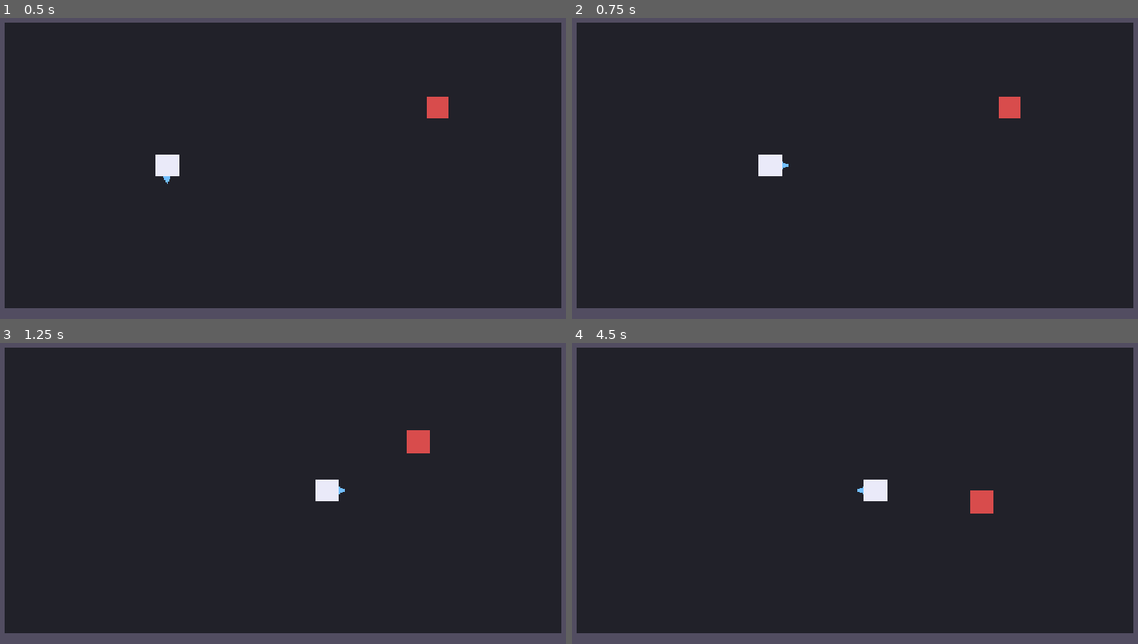
Above: before the commit, frames 1-4 (two rows, left to right).
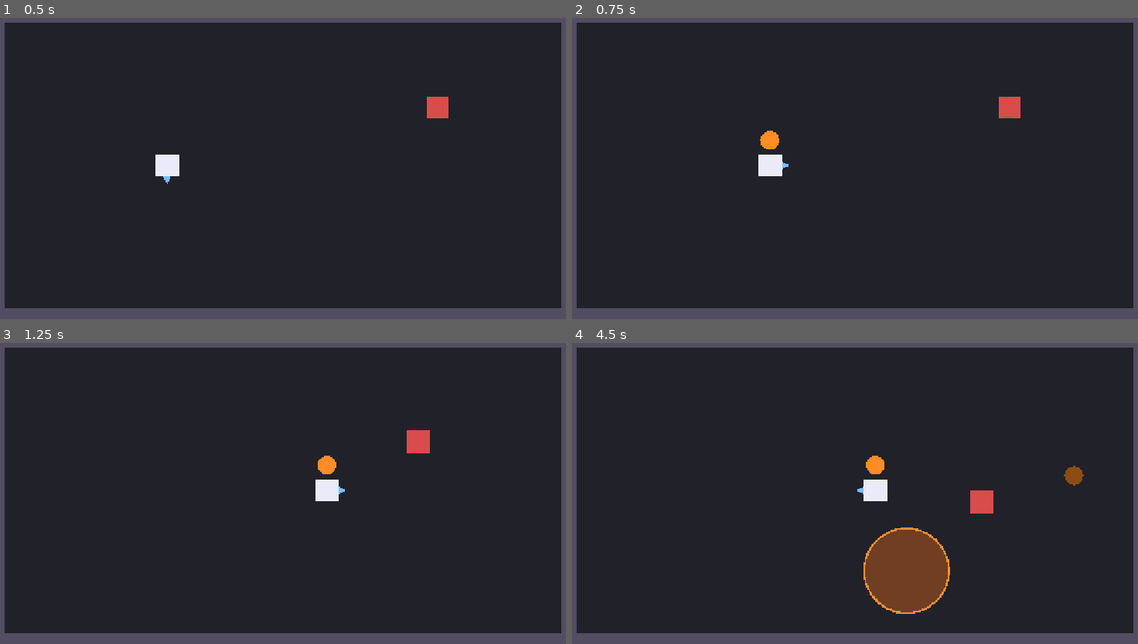
Above: after the commit, the same moments.

Repository: caiooliveira-tech/The-Bag-of-Holding
Game: Godot game, scene res://rooms/room_01.tscn
Same seed, same stepped clock (60 frames per second), same inputs: the game is played once before the commit and once after it.
Inputs:
- Up to frame 1 (0.5 s): no input
- Up to frame 2 (0.75 s): tap Enter at 0.5 s; hold D (move_right) from 0.53 s (still down); tap X (attack) at 0.6 s
- Up to frame 3 (1.25 s): keep holding D (move_right); tap Space (dash) at 0.8 s
- Up to frame 4 (4.5 s): release D (move_right) at 1.28 s; hold S (move_down) 1.28-2.03 s; tap Space (dash) at 1.35, 2.3, 2.85, 3.8 s; tap X (attack) at 1.55, 2.1, 3.05, 4.35 s; hold D (move_right) 2.03-2.78 s; hold W (move_up) 2.78-3.53 s; hold A (move_left) from 3.53 s (still down); tap C (special) at 3.6 s

Frame 1 is identical in both runs. In frame 2, 0.2% of the frame differs, in the area x 33-37%, y 37-44%; in frame 3, 0.2%; in frame 4, 3.8%, in the area x 51-91%, y 37-90%.

Commit message:
Phase 2: Bag system, magic item framework, Fire Orb (Specs 002-004)
- MagicItemResource + polymorphic MagicItemEffect resources; new items are
  a .tres, new effect types are a subclass - base classes stay untouched
- MagicItem node: state-independent countdown (held/thrown/landed), escalating
  2->10 Hz blink, raycast-clamped flight so items never land inside walls
- AreaDamageEffect + DamageLingerZone: 1 s linger capped at 1 hit per target
- Bag: pool resource, uniform random draw, single-input draw/throw, zero
  Player references; wired to Player (attack + kick item redirect +5 tiles)
- tests/smoke_test: input-simulated end-to-end run, 11/11 checks pass

Co-Authored-By: Claude Fable 5 <noreply@anthropic.com>

Diff:
--- a/entities/player/player.gd
+++ b/entities/player/player.gd
@@ -26,6 +26,7 @@
 # AnimatedSprite2D in Phase 4) can be dropped in as "Body" with no code change.
 # All feedback goes through `modulate`, which every CanvasItem has.
 @onready var _body_visual: Node2D = $Body
+@onready var _bag: Bag = $Bag
 
 
 func _ready() -> void:
@@ -44,6 +45,7 @@
 	_facing_pivot.rotation = facing.angle()
 	if Input.is_action_just_pressed("attack"):
 		attack_pressed.emit()
+		_bag.draw_or_throw(facing)
 	if Input.is_action_just_pressed("special"):
 		special_pressed.emit()
 		_kick()
@@ -110,11 +112,17 @@
 		dash_ended.emit()
 
 
-## Apprentice Boot, damage half: 1 hit to enemies near the facing point.
-## (Item-redirect half comes with the Bag system, Spec 002+.)
+## Apprentice Boot: redirect a thrown/landed item 5 tiles further,
+## OR (if no item is in reach) 1 hit to enemies near the facing point.
 func _kick() -> void:
 	var kick_point := throw_origin()
 	var kick_range := GameState.tiles(stats.kick_range_tiles)
+	for node: Node in get_tree().get_nodes_in_group("magic_items"):
+		var item := node as MagicItem
+		if item != null and item.is_kickable() \
+				and item.global_position.distance_to(kick_point) <= kick_range:
+			item.kick(facing)
+			return
 	for node: Node in get_tree().get_nodes_in_group("enemies"):
 		var enemy := node as Enemy
 		if enemy != null and enemy.global_position.distance_to(kick_point) <= kick_range:
--- a/entities/player/player.tscn
+++ b/entities/player/player.tscn
@@ -1,7 +1,8 @@
-[gd_scene load_steps=5 format=3]
+[gd_scene load_steps=6 format=3]
 
 [ext_resource type="Script" path="res://entities/player/player.gd" id="1"]
 [ext_resource type="Resource" path="res://entities/player/player_stats.tres" id="2"]
+[ext_resource type="PackedScene" path="res://systems/bag/bag.tscn" id="3"]
 
 [sub_resource type="CircleShape2D" id="body_shape"]
 radius = 12.0
@@ -38,3 +39,5 @@
 
 [node name="HurtShape" type="CollisionShape2D" parent="Hurtbox"]
 shape = SubResource("hurt_shape")
+
+[node name="Bag" parent="." instance=ExtResource("3")]
--- /dev/null
+++ b/systems/bag/bag.gd
@@ -0,0 +1,63 @@
+## The Bag of Holding (Spec 002): owns the pool, the random draw, and the
+## held item. Knows nothing about the Player — callers pass direction in.
+class_name Bag
+extends Node2D
+
+signal item_drawn(item_id: StringName)
+signal item_thrown(item_id: StringName, position: Vector2, direction: Vector2)
+signal item_landed(item_id: StringName, position: Vector2)
+signal item_kicked(item_id: StringName, new_position: Vector2)
+signal item_effect_triggered(item_id: StringName)
+
+const MAGIC_ITEM_SCENE: PackedScene = preload("res://systems/magic_items/magic_item.tscn")
+
+@export var pool: ItemPoolResource
+
+var _held_item: MagicItem
+
+@onready var _attach_point: Marker2D = $AttachPoint
+
+
+func has_held_item() -> bool:
+	return _held_item != null and is_instance_valid(_held_item)
+
+
+## Single Attack input: draw when empty-handed, throw otherwise.
+func draw_or_throw(direction: Vector2) -> void:
+	if has_held_item():
+		_throw_held(direction)
+	else:
+		_draw_item()
+
+
+func _draw_item() -> void:
+	var item_data: MagicItemResource = pool.items.pick_random()
+	var item := MAGIC_ITEM_SCENE.instantiate() as MagicItem
+	item.setup(item_data)
+	_attach_point.add_child(item)
+	_held_item = item
+	item.item_landed.connect(_on_item_landed)
+	item.item_kicked.connect(_on_item_kicked)
+	item.effect_triggered.connect(_on_item_effect_triggered)
+	item_drawn.emit(item_data.id)
+	EventBus.item_drawn.emit(item_data.id)
+
+
+func _throw_held(direction: Vector2) -> void:
+	var item := _held_item
+	_held_item = null
+	item.throw(direction)
+	item_thrown.emit(item.data.id, item.global_position, direction)
+	EventBus.item_thrown.emit(item.data.id, item.global_position, direction)
+
+
+func _on_item_landed(item_id: StringName, position: Vector2) -> void:
+	item_landed.emit(item_id, position)
+
+
+func _on_item_kicked(item_id: StringName, new_position: Vector2) -> void:
+	item_kicked.emit(item_id, new_position)
+
+
+func _on_item_effect_triggered(item_id: StringName, _position: Vector2) -> void:
+	item_effect_triggered.emit(item_id)
--- /dev/null
+++ b/systems/bag/bag.tscn
@@ -0,0 +1,11 @@
+[gd_scene load_steps=3 format=3]
+
+[ext_resource type="Script" path="res://systems/bag/bag.gd" id="1"]
+[ext_resource type="Resource" path="res://systems/bag/item_pool.tres" id="2"]
+
+[node name="Bag" type="Node2D"]
+script = ExtResource("1")
+pool = ExtResource("2")
+
+[node name="AttachPoint" type="Marker2D" parent="."]
+position = Vector2(0, -26)
--- /dev/null
+++ b/systems/bag/item_pool.tres
@@ -0,0 +1,9 @@
+[gd_resource type="Resource" script_class="ItemPoolResource" load_steps=4 format=3]
+
+[ext_resource type="Script" path="res://systems/bag/item_pool_resource.gd" id="1"]
+[ext_resource type="Script" path="res://systems/magic_items/magic_item_resource.gd" id="2"]
+[ext_resource type="Resource" path="res://systems/magic_items/fire_orb.tres" id="3"]
+
+[resource]
+script = ExtResource("1")
+items = Array[ExtResource("2")]([ExtResource("3")])
--- /dev/null
+++ b/systems/bag/item_pool_resource.gd
@@ -0,0 +1,5 @@
+## The run's current draw pool (Spec 002). MVP: Fire Orb + Right Hand of Ursula.
+class_name ItemPoolResource
+extends Resource
+
+@export var items: Array[MagicItemResource] = []
--- /dev/null
+++ b/systems/magic_items/effects/area_damage_effect.gd
@@ -0,0 +1,23 @@
+## area_damage effect_type (Fire Orb and future heavy variants).
+class_name AreaDamageEffect
+extends MagicItemEffect
+
+## Power tier maps directly to discrete hits dealt (glossary: Light/Medium/Heavy).
+enum DamageTier { LIGHT = 1, MEDIUM = 2, HEAVY = 3 }
+
+## Bodies are treated as points; pad the radius so a body visually touching
+## the circle still counts (half a graybox body).
+const TARGET_PADDING_PX: float = 12.0
+
+@export var damage_tier: DamageTier = DamageTier.MEDIUM
+@export var radius_tiles: float = 1.0
+@export var linger_seconds: float = 1.0
+
+
+func execute(item: Node2D) -> Array[Node]:
+	var zone := DamageLingerZone.new()
+	var radius_px: float = GameState.tiles(radius_tiles) + TARGET_PADDING_PX
+	zone.setup(damage_tier, radius_px, linger_seconds)
+	item.get_tree().current_scene.add_child(zone)
+	zone.global_position = item.global_position
+	return zone.apply_hits()
--- /dev/null
+++ b/systems/magic_items/effects/damage_linger_zone.gd
@@ -0,0 +1,49 @@
+## Transient damage area spawned by AreaDamageEffect.
+## Enforces the max-1-hit-per-target rule (team decision 2026-07-25)
+## across the initial burst and the linger window, then frees itself.
+class_name DamageLingerZone
+extends Node2D
+
+var _hit_amount: int = 1
+var _radius_px: float = 32.0
+var _time_left: float = 1.0
+var _already_hit: Array[Node] = []
+
+
+func setup(hit_amount: int, radius_px: float, duration: float) -> void:
+	_hit_amount = hit_amount
+	_radius_px = radius_px
+	_time_left = duration
+
+
+func _draw() -> void:
+	draw_circle(Vector2.ZERO, _radius_px, Color(1.0, 0.45, 0.1, 0.35))
+	draw_arc(Vector2.ZERO, _radius_px, 0.0, TAU, 32, Color(1.0, 0.6, 0.2, 0.9), 2.0)
+
+
+func _physics_process(delta: float) -> void:
+	apply_hits()
+	_time_left -= delta
+	if _time_left <= 0.0:
+		queue_free()
+
+
+func apply_hits() -> Array[Node]:
+	var affected: Array[Node] = []
+	var targets: Array[Node] = get_tree().get_nodes_in_group("enemies")
+	targets.append_array(get_tree().get_nodes_in_group("player"))
+	for target in targets:
+		if target in _already_hit:
+			continue
+		var body := target as Node2D
+		if body == null or body.global_position.distance_to(global_position) > _radius_px:
+			continue
+		_already_hit.append(target)
+		affected.append(target)
+		if target.is_in_group("enemies"):
+			(target as Enemy).take_damage(_hit_amount)
+		else:
+			# Zone is not in the "enemies" group, so dash i-frames
+			# correctly do NOT protect against it.
+			(target as Player).take_damage(_hit_amount, self)
+	return affected
--- /dev/null
+++ b/systems/magic_items/fire_orb.tres
@@ -0,0 +1,18 @@
+[gd_resource type="Resource" script_class="MagicItemResource" load_steps=4 format=3]
+
+[ext_resource type="Script" path="res://systems/magic_items/magic_item_resource.gd" id="1"]
+[ext_resource type="Script" path="res://systems/magic_items/effects/area_damage_effect.gd" id="2"]
+
+[sub_resource type="Resource" id="fire_orb_effect"]
+script = ExtResource("2")
+damage_tier = 2
+radius_tiles = 1.0
+linger_seconds = 1.0
+
+[resource]
+script = ExtResource("1")
+id = &"fire_orb"
+display_name = "Fire Orb"
+graybox_color = Color(1, 0.55, 0.15, 1)
+activation_time_seconds = 3.0
+effect = SubResource("fire_orb_effect")
--- /dev/null
+++ b/systems/magic_items/magic_item.gd
@@ -0,0 +1,117 @@
+## Behavior half of a magic item (Spec 003): countdown + held/thrown/landed
+## state. The countdown is fully state-independent — there is no safe state.
+class_name MagicItem
+extends Node2D
+
+signal countdown_started
+signal item_landed(item_id: StringName, position: Vector2)
+signal item_kicked(item_id: StringName, new_position: Vector2)
+signal effect_triggered(item_id: StringName, position: Vector2)
+signal effect_resolved(item_id: StringName, affected_targets: Array[Node])
+
+enum State { HELD, THROWN, LANDED }
+
+const FLIGHT_TIME: float = 0.18
+const BLINK_MIN_HZ: float = 2.0
+const BLINK_MAX_HZ: float = 10.0
+const GRAYBOX_RADIUS_PX: float = 10.0
+
+var data: MagicItemResource
+var state: State = State.HELD
+
+var _elapsed: float = 0.0
+var _triggered: bool = false
+var _visual: Polygon2D
+
+
+func setup(item_data: MagicItemResource) -> void:
+	data = item_data
+
+
+func _ready() -> void:
+	add_to_group("magic_items")
+	_build_graybox_visual()
+	countdown_started.emit()
+
+
+func _process(delta: float) -> void:
+	if _triggered:
+		return
+	_elapsed += delta
+	_update_blink()
+	if _elapsed >= data.activation_time_seconds:
+		_trigger()
+
+
+func time_remaining() -> float:
+	return maxf(data.activation_time_seconds - _elapsed, 0.0)
+
+
+func is_kickable() -> bool:
+	return state != State.HELD and not _triggered
+
+
+func throw(direction: Vector2) -> void:
+	if state != State.HELD or _triggered:
+		return
+	state = State.THROWN
+	reparent(get_tree().current_scene)
+	_fly(direction, GameState.tiles(2.0))
+
+
+## Apprentice Boot redirect: +5 tiles, countdown untouched.
+func kick(direction: Vector2) -> void:
+	if not is_kickable():
+		return
+	state = State.THROWN
+	_fly(direction, GameState.tiles(5.0))
+	item_kicked.emit(data.id, global_position)
+
+
+func _fly(direction: Vector2, distance: float) -> void:
+	var dir := direction.normalized()
+	var target := global_position + dir * distance
+	# Stop short of walls so items never land inside geometry.
+	var space := get_world_2d().direct_space_state
+	var query := PhysicsRayQueryParameters2D.create(global_position, target, 1)
+	var hit := space.intersect_ray(query)
+	if not hit.is_empty():
+		target = (hit.position as Vector2) - dir * GRAYBOX_RADIUS_PX
+	var tween := create_tween()
+	tween.tween_property(self, "global_position", target, FLIGHT_TIME)
+	tween.tween_callback(_on_flight_finished)
+
+
+func _on_flight_finished() -> void:
+	if _triggered:
+		return
+	state = State.LANDED
+	item_landed.emit(data.id, global_position)
+
+
+func _trigger() -> void:
+	_triggered = true
+	_visual.modulate = Color.WHITE
+	effect_triggered.emit(data.id, global_position)
+	EventBus.item_effect_triggered.emit(data.id, global_position)
+	var affected: Array[Node] = data.effect.execute(self)
+	effect_resolved.emit(data.id, affected)
+	queue_free()
+
+
+## Urgency reads by blink rate alone (no numbers): 2 Hz fresh -> 10 Hz near zero.
+func _update_blink() -> void:
+	var urgency := 1.0 - time_remaining() / data.activation_time_seconds
+	var hz: float = lerpf(BLINK_MIN_HZ, BLINK_MAX_HZ, urgency)
+	var bright := fmod(_elapsed * hz, 1.0) < 0.5
+	_visual.modulate = Color.WHITE if bright else Color(0.55, 0.55, 0.55)
+
+
+func _build_graybox_visual() -> void:
+	_visual = Polygon2D.new()
+	var points := PackedVector2Array()
+	for i in 12:
+		points.append(Vector2.from_angle(TAU * i / 12.0) * GRAYBOX_RADIUS_PX)
+	_visual.polygon = points
+	_visual.color = data.graybox_color
+	add_child(_visual)
--- /dev/null
+++ b/systems/magic_items/magic_item.tscn
@@ -0,0 +1,6 @@
+[gd_scene load_steps=2 format=3]
+
+[ext_resource type="Script" path="res://systems/magic_items/magic_item.gd" id="1"]
+
+[node name="MagicItem" type="Node2D"]
+script = ExtResource("1")
--- /dev/null
+++ b/systems/magic_items/magic_item_effect.gd
@@ -0,0 +1,11 @@
+## Base class for all magic item effects (Spec 003).
+## New effect types subclass this — the framework never needs a match/enum.
+class_name MagicItemEffect
+extends Resource
+
+
+## Fires the effect at the item's position. Returns the affected targets.
+## `item` is the MagicItem node (typed Node2D to keep Resources cycle-free).
+func execute(_item: Node2D) -> Array[Node]:
+	push_warning("MagicItemEffect.execute() not overridden")
+	return []
--- /dev/null
+++ b/systems/magic_items/magic_item_resource.gd
@@ -0,0 +1,11 @@
+## Data half of a magic item (Spec 003). One .tres per catalog item.
+class_name MagicItemResource
+extends Resource
+
+@export var id: StringName = &""
+@export var display_name: String = ""
+## Placeholder tint until real art lands (graybox policy).
+@export var graybox_color: Color = Color.WHITE
+@export var appearance: Texture2D
+@export var activation_time_seconds: float = 3.0
+@export var effect: MagicItemEffect
--- /dev/null
+++ b/tests/smoke_test.gd
@@ -0,0 +1,86 @@
+## Automated smoke test for the Phase 2 core loop (not shipped in builds).
+## Simulates inputs: draw -> face right -> throw -> explosion kills a frozen
+## enemy standing on the landing spot. Prints SMOKE PASS/FAIL and quits.
+extends Node
+
+const ROOM_SCENE: PackedScene = preload("res://rooms/room_01.tscn")
+
+var _failures: int = 0
+
+
+func _ready() -> void:
+	add_child(ROOM_SCENE.instantiate())
+	_run()
+
+
+func _run() -> void:
+	await get_tree().process_frame
+	await get_tree().process_frame
+	var player := get_tree().get_first_node_in_group("player") as Player
+	var enemy := get_tree().get_first_node_in_group("enemies") as Enemy
+	_check(player != null, "player exists")
+	_check(enemy != null, "enemy exists")
+	var bag := player.get_node("Bag") as Bag
+
+	# Keep the enemy from interfering while we set the play up.
+	enemy.freeze(30.0)
+	enemy.global_position = player.global_position + Vector2(400, 0)
+
+	# Draw.
+	await _tap("attack")
+	_check(bag.has_held_item(), "item held after first Attack")
+
+	# Countdown must run while held.
+	await _wait(0.5)
+	_check(bag.has_held_item(), "item still held while countdown runs")
+
+	# Face right, then throw.
+	await _tap("move_right")
+	_check(player.facing.is_equal_approx(Vector2.RIGHT), "facing snapped right")
+	var throw_origin := player.global_position
+	await _tap("attack")
+	_check(not bag.has_held_item(), "hands empty after throw")
+	await _wait(0.4)
+	var item := get_tree().get_first_node_in_group("magic_items") as MagicItem
+	_check(item != null and item.state == MagicItem.State.LANDED, "item landed")
+	if item != null:
+		var travelled := item.global_position.x - throw_origin.x
+		_check(absf(travelled - GameState.tiles(2.0)) < 12.0,
+				"throw travelled ~2 tiles (got %.0f px)" % travelled)
+		# Park the frozen enemy on the blast spot.
+		enemy.global_position = item.global_position + Vector2(20, 0)
+
+	# Wait out the rest of the 3 s countdown (plus margin).
+	await _wait(3.0)
+	_check(not is_instance_valid(item) or item.is_queued_for_deletion(),
+			"item despawned after trigger")
+	_check(not is_instance_valid(enemy) or enemy.is_queued_for_deletion(),
+			"2-hit enemy died to medium (2-hit) Fire Orb")
+	_check(player.health == player.stats.max_health,
+			"player out of radius took no damage (health %d)" % player.health)
+
+	if _failures == 0:
+		print("SMOKE PASS: core loop draw/hold/throw/countdown/explosion OK")
+	else:
+		print("SMOKE FAIL: %d check(s) failed" % _failures)
+	get_tree().quit(1 if _failures > 0 else 0)
+
+
+func _check(condition: bool, label: String) -> void:
+	if condition:
+		print("  ok - " + label)
+	else:
+		_failures += 1
+		printerr("  FAIL - " + label)
+
+
+func _tap(action: String) -> void:
+	Input.action_press(action)
+	await get_tree().physics_frame
+	await get_tree().physics_frame
+	Input.action_release(action)
+	await get_tree().physics_frame
+
+
+func _wait(seconds: float) -> void:
+	await get_tree().create_timer(seconds).timeout
--- /dev/null
+++ b/tests/smoke_test.tscn
@@ -0,0 +1,6 @@
+[gd_scene load_steps=2 format=3]
+
+[ext_resource type="Script" path="res://tests/smoke_test.gd" id="1"]
+
+[node name="SmokeTest" type="Node"]
+script = ExtResource("1")
Not shown, added: systems/bag/bag.gd.uid
Not shown, added: systems/bag/item_pool_resource.gd.uid
Not shown, added: systems/magic_items/effects/area_damage_effect.gd.uid
Not shown, added: systems/magic_items/effects/damage_linger_zone.gd.uid
Binary file added: systems/magic_items/itens.jpeg
Not shown, added: systems/magic_items/itens.jpeg.import
Not shown, added: systems/magic_items/magic_item.gd.uid
Not shown, added: systems/magic_items/magic_item_effect.gd.uid
Not shown, added: systems/magic_items/magic_item_resource.gd.uid
Not shown, added: tests/smoke_test.gd.uid
Not shown, changed: docs/context/learning-journal.md
Not shown, changed: docs/context/progress-tracker.md
(and 3 more such lines)
